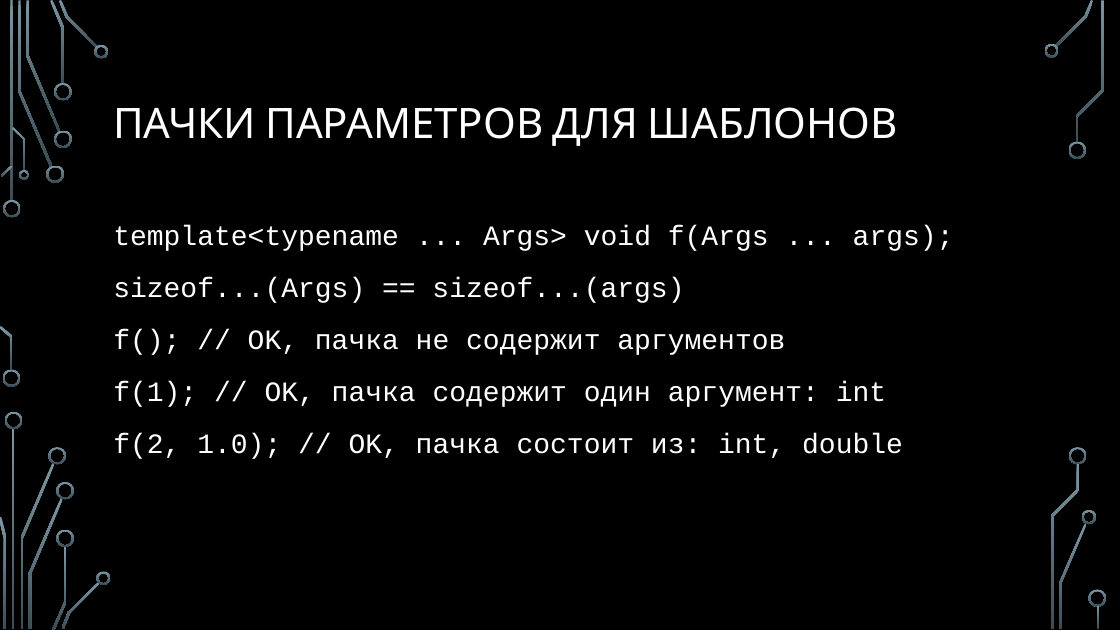
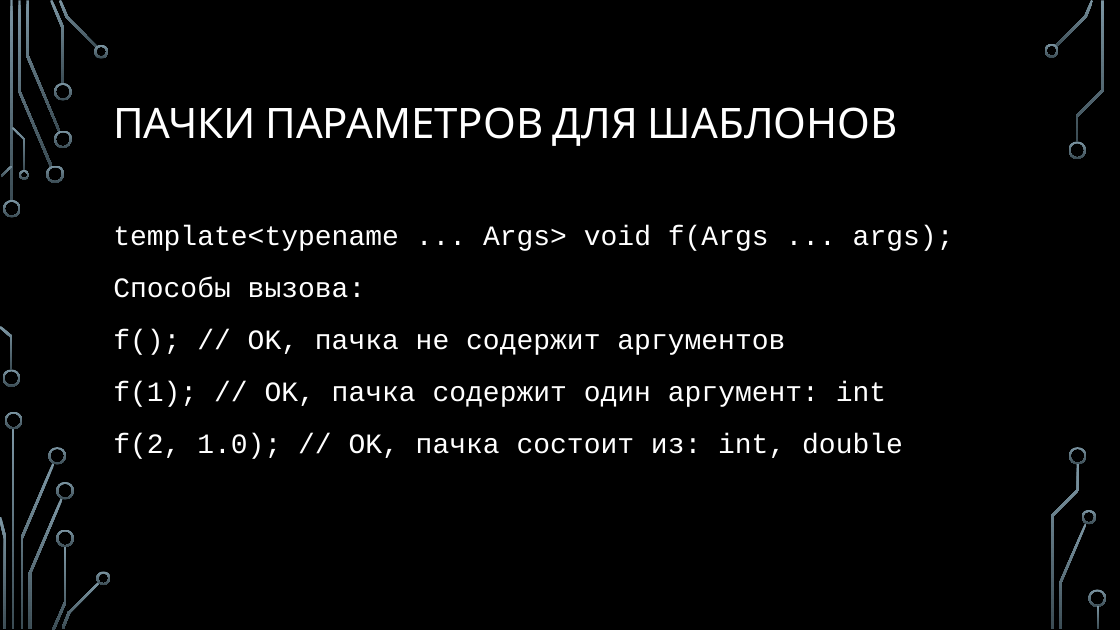
Before and after one commit to MIPT-ILab/cpp-lects-rus, a slide deck: slide 11 of slides/lec2-6-variadics.pptx. Drawn at 1120x630 pixels with LibreOffice and Linux fonts; fonts in the diff are those of the drawing; background and template pictures are left out. Boxes give left, top, right and bottom in pixels: in the first picture for what was removed or moved away, otherwise in the second. Text is boxed around its words. In the diff, an @@ line names an element or a change of style, - is before the commit and + after.

```diff
--- a/slides/lec2-6-variadics.pptx
+++ b/slides/lec2-6-variadics.pptx
@@ text at [113,277,366,298]: text changed @@
-sizeof...(Args) == sizeof...(args)
+Способы вызова:
```
Also in this commit, not shown: 8 other slides changed, 3 slides added, 56 other files.
